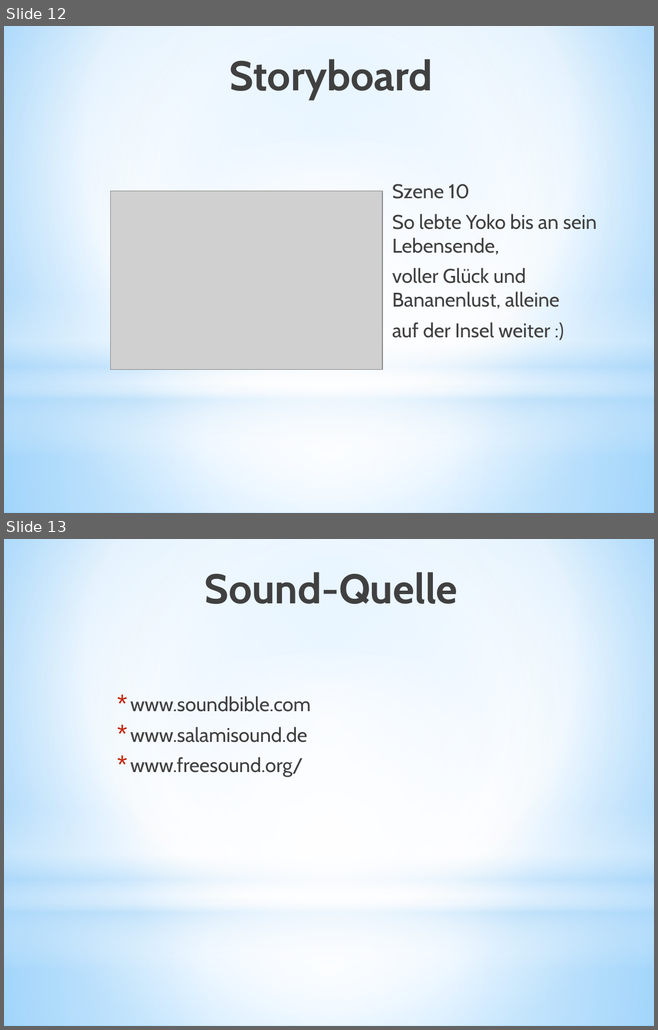
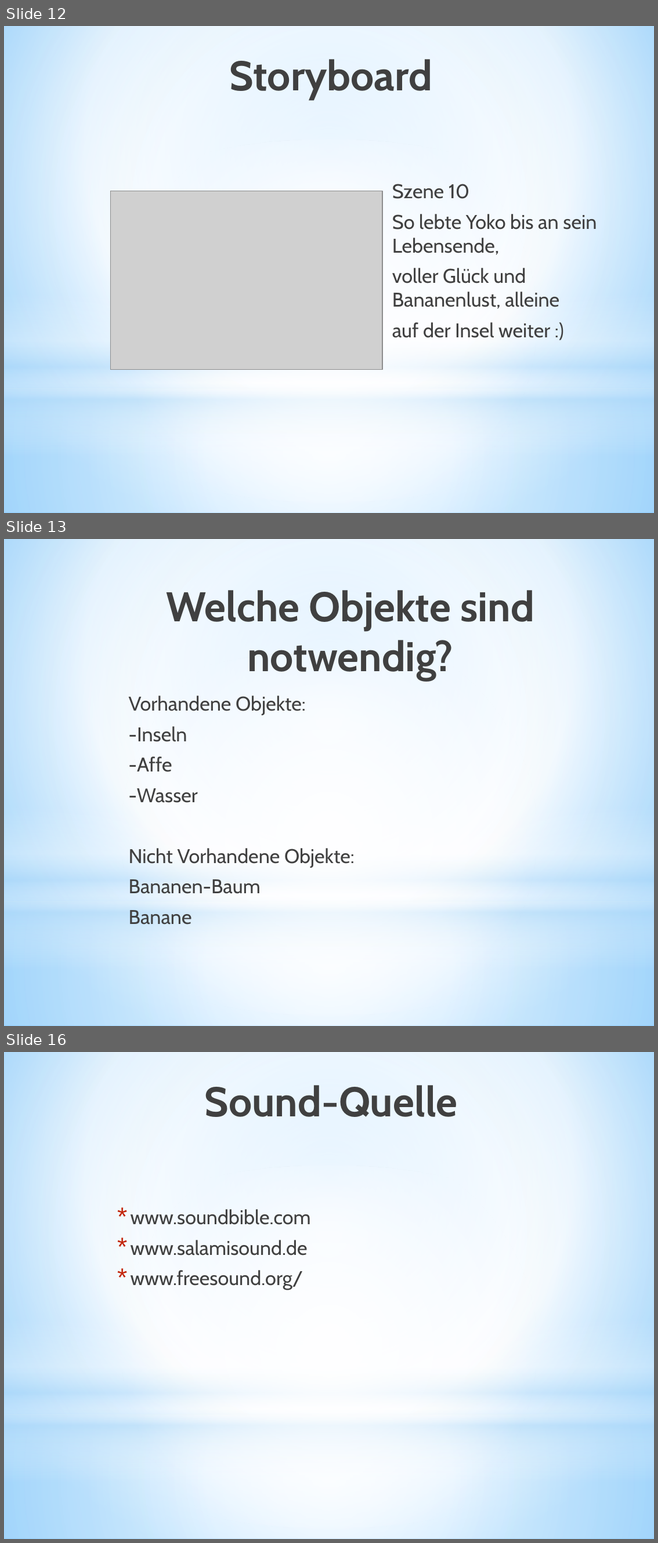
Before and after one commit to Mel-tem/51-MOE-3D, a slide deck: Präsentationen/01 Planungsphase/Planungspraesentation_MeltemOezkul_MOE_51.pptx. Shown one above the other, each under a label of ours: slides 12 and 13 before the commit, slides 12, 13 and 16 after it; the slides between them are not shown. The pictures are 658x1030 and 658x1543 pixels, drawn with LibreOffice and Linux fonts; fonts in the diff are those of the drawing; grey boxes stand for pictures. Boxes give left, top, right and bottom in pixels: in the first picture for what was removed or moved away, otherwise in the second. Text is boxed around its words. In the diff, an @@ line names an element or a change of style, - is before the commit and + after.

```diff
--- a/Präsentationen/01 Planungsphase/Planungspraesentation_MeltemOezkul_MOE_51.pptx
+++ b/Präsentationen/01 Planungsphase/Planungspraesentation_MeltemOezkul_MOE_51.pptx
@@ slide 13 added at (4,539,654,1026), background gradient #9ED5FF to #FFFFFF to #5BB9FF; not listed: 4 template elements that a slide beside it also shows @@
@@ title added at (166,590,534,681), 46 pt, text gradient #000000 to #404040 to #212745, bold @@
+Welche Objekte sind notwendig?
@@ text added at (129,696,354,925), 22 pt, text #404040 @@
+Vorhandene Objekte:
+-Inseln
+-Affe
+-Wasser
+Nicht Vorhandene Objekte:
+Bananen-Baum
+Banane
@@ what was slide 13 is now slide 16 @@
```
Also in this commit, not shown: 1 slide changed, 2 other slides added, 16 other files.
